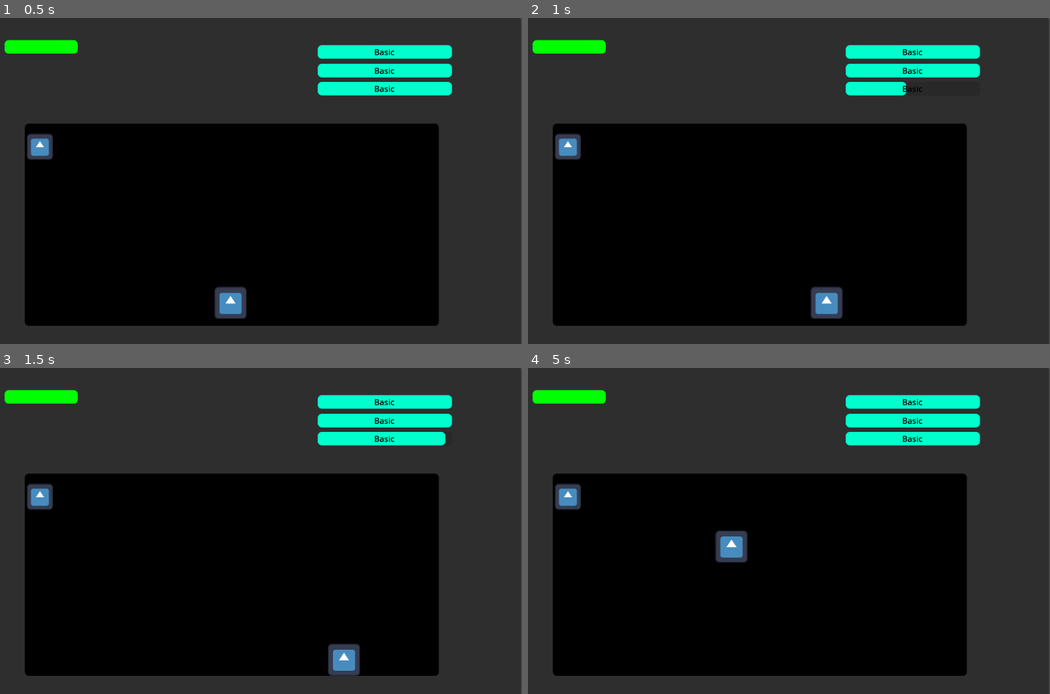
Above: before the commit, frames 1-4 (two rows, left to right).
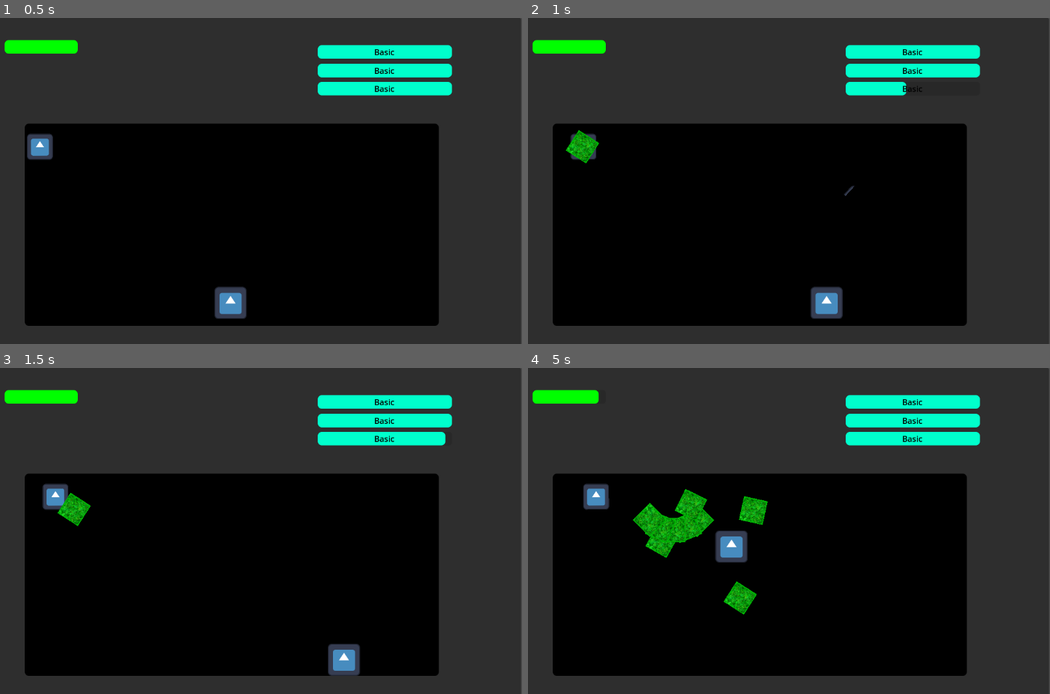
Above: after the commit, the same moments.

Repository: SampaiWasTaken/LD55
Game: Godot game, scene res://Scenes/CombatScenes/combat_scene_2.tscn
Two runs of this game, one before a commit and one after it. Both use one fixed random seed, a clock stepped at 60 frames per second and the inputs below. This scene is started directly instead of the project's main scene. The engine's default icon, where the game draws it, is replaced by a stand-in: a white triangle on a blue panel in a dark square.
Inputs (mouse positions are in pixels of both pictures, inside the frame that each line leads up to):
- Up to frame 1 (0.5 s): no input
- Up to frame 2 (1 s): tap Enter at 0.5 s; move the mouse to (888, 164) at 0.52 s; press the mouse at (888, 164) at 0.53 s; hold D (walkRight) from 0.53 s (still down)
- Up to frame 3 (1.5 s): move the mouse to (114, 547) at 1.27 s; release D (walkRight) at 1.28 s; release the mouse at (114, 547) at 1.28 s; hold Down (walkDown) from 1.28 s (still down); tap E (interact) at 1.35 s
- Up to frame 4 (5 s): click (642, 547) at 1.55 s; move the mouse to (815, 459) at 2.02 s; release Down (walkDown) at 2.03 s; press the mouse at (815, 459) at 2.03 s; hold D (walkRight) 2.03-2.78 s; move the mouse to (731, 596) at 2.77 s; release the mouse at (731, 596) at 2.78 s; hold W (walkUp) 2.78-3.53 s; click (731, 596) at 2.85 s; move the mouse to (935, 579) at 3.52 s; hold E (interact) 3.53-4.28 s; hold A (walkLeft) from 3.53 s (still down); click (935, 579) at 3.8 s; move the mouse to (585, 482) at 4.27 s; click (585, 482) at 4.35 s

Frame 1 is identical in both runs. In frame 2, 0.7% of the frame differs, in the area x 5-63%, y 34-55%; in frame 3, 0.9%; in frame 4, 3.1%, in the area x 5-46%, y 6-76%.
Error before the commit: Attempt to call function 'start' in base 'null instance' on a null instance. (res://Scripts/Combat/tutorial_enemy.gd:9)

Commit message:
Tutorial and Plant Combat "done", final commit of the day

Diff:
--- a/Scenes/CombatScenes/combatScene.tscn
+++ b/Scenes/CombatScenes/combatScene.tscn
@@ -50,6 +50,7 @@
 [node name="player" parent="." groups=["MiniPlayer"] instance=ExtResource("2_rkvdr")]
 position = Vector2(576, 566)
 scale = Vector2(0.5, 0.5)
+collision_mask = 129
 script = ExtResource("3_sdnaq")
 
 [node name="Walls" type="Control" parent="."]
@@ -88,6 +89,16 @@
 scale = Vector2(1, 1.72)
 
 [node name="CollisionShape2D" type="CollisionShape2D" parent="Walls/StaticBody2D4" groups=["Walls"]]
+position = Vector2(1, -1.16275)
+shape = SubResource("RectangleShape2D_tmk8o")
+
+[node name="StaticBody2D5" type="StaticBody2D" parent="Walls" groups=["Walls"]]
+position = Vector2(568, 303)
+rotation = 1.5708
+scale = Vector2(1, 1.72)
+collision_layer = 128
+
+[node name="CollisionShape2D" type="CollisionShape2D" parent="Walls/StaticBody2D5" groups=["Walls"]]
 position = Vector2(1, -1.16275)
 shape = SubResource("RectangleShape2D_tmk8o")
 
--- a/Scenes/CombatScenes/combat_scene_2.tscn
+++ b/Scenes/CombatScenes/combat_scene_2.tscn
@@ -2,7 +2,7 @@
 
 [ext_resource type="PackedScene" uid="uid://40pvj01vaun1" path="res://Scenes/CombatScenes/combatScene.tscn" id="1_hv7md"]
 [ext_resource type="Script" path="res://Scripts/Combat/Path2D.gd" id="2_o0lmy"]
-[ext_resource type="PackedScene" uid="uid://b75a3u87d3x1p" path="res://Scenes/CombatScenes/tutorial_enemy.tscn" id="3_d72xd"]
+[ext_resource type="PackedScene" uid="uid://xyyuqu4gxd2t" path="res://Scenes/CombatScenes/mini_enemy_plant.tscn" id="3_x0hna"]
 
 [sub_resource type="Curve2D" id="Curve2D_mctoj"]
 _data = {
@@ -12,9 +12,6 @@
 
 [node name="Node2D" instance=ExtResource("1_hv7md")]
 
-[node name="MoveTimer" parent="." index="4"]
-wait_time = 0.25
-
 [node name="Path2D" type="Path2D" parent="." index="7"]
 curve = SubResource("Curve2D_mctoj")
 script = ExtResource("2_o0lmy")
@@ -23,5 +20,7 @@
 position = Vector2(198, 256)
 rotation = -0.00257731
 
-[node name="miniEnemy" parent="Path2D/PathFollow2D" index="0" instance=ExtResource("3_d72xd")]
+[node name="miniEnemy" parent="Path2D/PathFollow2D" index="0" instance=ExtResource("3_x0hna")]
 scale = Vector2(0.4, 0.4)
+
+[connection signal="timeout" from="MoveTimer" to="Path2D" method="_on_move_timer_timeout"]
--- a/Scenes/CombatScenes/enemy_bullet.tscn
+++ b/Scenes/CombatScenes/enemy_bullet.tscn
@@ -2,17 +2,17 @@
 
 [ext_resource type="PackedScene" uid="uid://dvfiiqefdcoep" path="res://Scenes/CombatScenes/bullet.tscn" id="1_jjfy2"]
 [ext_resource type="Script" path="res://Scripts/Combat/enemy_bullet.gd" id="1_wh1dd"]
-[ext_resource type="Texture2D" uid="uid://bwfb16y5r3knl" path="res://Assets/laserRed01.png" id="3_ig37w"]
+[ext_resource type="Texture2D" uid="uid://b7naa81357jrb" path="res://Assets/Base for Tiles.jpg" id="3_7hn0q"]
 
 [sub_resource type="RectangleShape2D" id="RectangleShape2D_3fus2"]
-size = Vector2(50, 12)
+size = Vector2(94, 96)
 
 [node name="Node2D" groups=["MiniPlayer"] instance=ExtResource("1_jjfy2")]
 script = ExtResource("1_wh1dd")
 oppositionString = "MiniPlayer"
 
 [node name="Sprite2D" parent="." index="0"]
-texture = ExtResource("3_ig37w")
+texture = ExtResource("3_7hn0q")
 
 [node name="CollisionShape2D" parent="." index="1"]
 shape = SubResource("RectangleShape2D_3fus2")
--- /dev/null
+++ b/Scenes/CombatScenes/mini_enemy_plant.gd
@@ -0,0 +1,12 @@
+extends miniEnemy
+
+func _ready():
+	obj_bullet = preload("res://Scenes/CombatScenes/plant_bullet.tscn")
+	$ShootTimer.start()
+	$SpreadTimer.start()
+
+
+func _on_spread_timer_timeout():
+	print("spread")
+	var dir = global_position.direction_to(player.global_position)
+	shootSpread(dir.angle(), 50 + randi()%100)
--- /dev/null
+++ b/Scenes/CombatScenes/mini_enemy_plant.tscn
@@ -0,0 +1,22 @@
+[gd_scene load_steps=5 format=3 uid="uid://xyyuqu4gxd2t"]
+
+[ext_resource type="PackedScene" uid="uid://bvnh656bbcyon" path="res://Scenes/CombatScenes/mini_enemy.tscn" id="1_cj3a0"]
+[ext_resource type="Script" path="res://Scenes/CombatScenes/mini_enemy_plant.gd" id="2_fe4fv"]
+[ext_resource type="Texture2D" uid="uid://cjgkuwst0o8ld" path="res://icon.svg" id="3_oro16"]
+
+[sub_resource type="RectangleShape2D" id="RectangleShape2D_g8ahe"]
+size = Vector2(126, 126)
+
+[node name="miniEnemy" instance=ExtResource("1_cj3a0")]
+script = ExtResource("2_fe4fv")
+
+[node name="Sprite2D" parent="." index="0"]
+texture = ExtResource("3_oro16")
+
+[node name="CollisionShape2D" parent="." index="1"]
+shape = SubResource("RectangleShape2D_g8ahe")
+
+[node name="SpreadTimer" type="Timer" parent="." index="4"]
+wait_time = 4.5
+
+[connection signal="timeout" from="SpreadTimer" to="." method="_on_spread_timer_timeout"]
--- /dev/null
+++ b/Scenes/CombatScenes/plant_bullet.tscn
@@ -0,0 +1,16 @@
+[gd_scene load_steps=4 format=3 uid="uid://bpvlt2y3ssjmy"]
+
+[ext_resource type="PackedScene" uid="uid://dvfiiqefdcoep" path="res://Scenes/CombatScenes/bullet.tscn" id="1_tcqt0"]
+[ext_resource type="Texture2D" uid="uid://4ouvt78biqwb" path="res://Assets/Base for Tiles II.jpg" id="2_enlcm"]
+
+[sub_resource type="CircleShape2D" id="CircleShape2D_vrlkv"]
+radius = 27.2947
+
+[node name="Node2D" instance=ExtResource("1_tcqt0")]
+oppositionString = "MiniPlayer"
+
+[node name="Sprite2D" parent="." index="0"]
+texture = ExtResource("2_enlcm")
+
+[node name="CollisionShape2D" parent="." index="1"]
+shape = SubResource("CircleShape2D_vrlkv")
--- a/Scenes/CombatScenes/player_bullet.tscn
+++ b/Scenes/CombatScenes/player_bullet.tscn
@@ -2,7 +2,7 @@
 
 [ext_resource type="PackedScene" uid="uid://dvfiiqefdcoep" path="res://Scenes/CombatScenes/bullet.tscn" id="1_viy5t"]
 [ext_resource type="Script" path="res://Scripts/Combat/player_bullet.gd" id="2_b20vt"]
-[ext_resource type="Texture2D" uid="uid://bwfb16y5r3knl" path="res://Assets/laserRed01.png" id="3_m7jel"]
+[ext_resource type="Texture2D" uid="uid://cjgkuwst0o8ld" path="res://icon.svg" id="3_4561b"]
 
 [sub_resource type="RectangleShape2D" id="RectangleShape2D_yw31c"]
 size = Vector2(54, 10)
@@ -12,7 +12,9 @@
 oppositionString = "Enemy"
 
 [node name="Sprite2D" parent="." index="0"]
-texture = ExtResource("3_m7jel")
+texture = ExtResource("3_4561b")
+region_enabled = true
+region_rect = Rect2(0, 0, 9.24225, 55.9471)
 
 [node name="CollisionShape2D" parent="." index="1"]
 shape = SubResource("RectangleShape2D_yw31c")
--- /dev/null
+++ b/Scenes/CombatScenes/tutorial_combat.gd
@@ -0,0 +1,4 @@
+extends combatScene
+
+func _ready():
+	$player.canAct = false
--- a/Scenes/CombatScenes/tutorial_combat.tscn
+++ b/Scenes/CombatScenes/tutorial_combat.tscn
@@ -1,9 +1,11 @@
-[gd_scene load_steps=3 format=3 uid="uid://1arx704cmiwb"]
+[gd_scene load_steps=4 format=3 uid="uid://1arx704cmiwb"]
 
 [ext_resource type="PackedScene" uid="uid://40pvj01vaun1" path="res://Scenes/CombatScenes/combatScene.tscn" id="1_a0gxs"]
+[ext_resource type="Script" path="res://Scenes/CombatScenes/tutorial_combat.gd" id="2_b84ci"]
 [ext_resource type="PackedScene" uid="uid://b75a3u87d3x1p" path="res://Scenes/CombatScenes/tutorial_enemy.tscn" id="3_k1k6u"]
 
 [node name="Node2D" instance=ExtResource("1_a0gxs")]
+script = ExtResource("2_b84ci")
 
 [node name="MoveTimer" parent="." index="4"]
 wait_time = 0.25
--- a/Scripts/Combat/combatScene.gd
+++ b/Scripts/Combat/combatScene.gd
@@ -1,3 +1,4 @@
+class_name combatScene
 extends Node2D
 
 @export var Player: Node
--- a/Scripts/Combat/mini_enemy.gd
+++ b/Scripts/Combat/mini_enemy.gd
@@ -2,15 +2,19 @@
 extends CharacterBody2D
 
 @onready var player = get_tree().get_first_node_in_group("MiniPlayer")
-var obj_bullet = preload("res://Scenes/CombatScenes/enemy_bullet.tscn")
+var obj_bullet
+
 
 func _ready():
+	obj_bullet = preload("res://Scenes/CombatScenes/enemy_bullet.tscn")
 	$ShootTimer.start()
+	print($ShootTimer)
 
 func _process(_delta):
 	pass
 
 func shoot(direction: float, speed: float):
+	print("shot")
 	var bullet = obj_bullet.instantiate()
 	bullet.scale = Vector2(0.5, 0.5)
 	bullet.position = $Marker2D.global_position
@@ -32,6 +36,7 @@
 		bullets[i].velocity = Vector2(speed, 0).rotated(bullets[i].rotation)
 
 func _on_shoot_timer_timeout():
+	print("shot")
 	var dir = global_position.direction_to(player.global_position)
 	shoot(dir.angle(), 50 + randi()%100)
 
--- a/Scripts/Combat/tutorial_enemy.gd
+++ b/Scripts/Combat/tutorial_enemy.gd
@@ -22,9 +22,6 @@
 	else:
 		target = Vector2(195 + randi()%986, 210 + randi()%610)
 
-	pass
-
-
 func hurt():
 	pass
 
--- a/project.godot
+++ b/project.godot
@@ -65,6 +65,7 @@
 
 2d_physics/layer_1="Player"
 2d_physics/layer_5="Interactions"
+2d_physics/layer_8="InvisWalls"
 action={
 "deadzone": 0.5,
 "events": [Object(InputEventKey,"resource_local_to_scene":false,"resource_name":"","device":-1,"window_id":0,"alt_pressed":false,"shift_pressed":false,"ctrl_pressed":false,"meta_pressed":false,"pressed":false,"keycode":0,"physical_keycode":32,"key_label":0,"unicode":32,"echo":false,"script":null)
Not shown, added: Assets/Base for Tiles II.jpg.import
Not shown, added: Assets/Base for Tiles.jpg.import
Not shown, added: Assets/Grass 1x 96x96.jpg.import
Not shown, added: Assets/Grass_9x9.png.import
Not shown, added: Assets/House I 1x 96x96.png.import
Not shown, added: Assets/House II 1x 96x96.png.import
Not shown, added: Assets/House III 1x 96x96.png.import
Not shown, added: Assets/NEW_Church 1x 96x96.png.import
Not shown, added: Assets/Tree 1 1x 96x96.png.import
Not shown, added: Assets/Tree 2 1x 96x96.png.import
Not shown, added: Assets/Tree 3 1x 96x96.png.import
Not shown: 1 places in Scenes/main_scene.tscn that only renumber resources
(and 1 more such lines)
